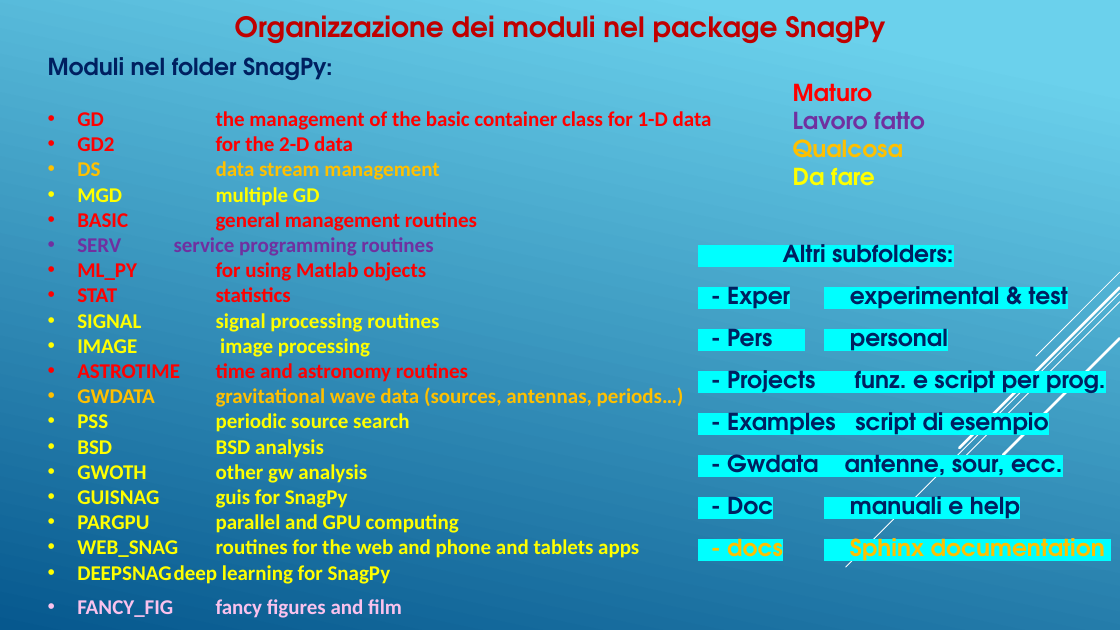
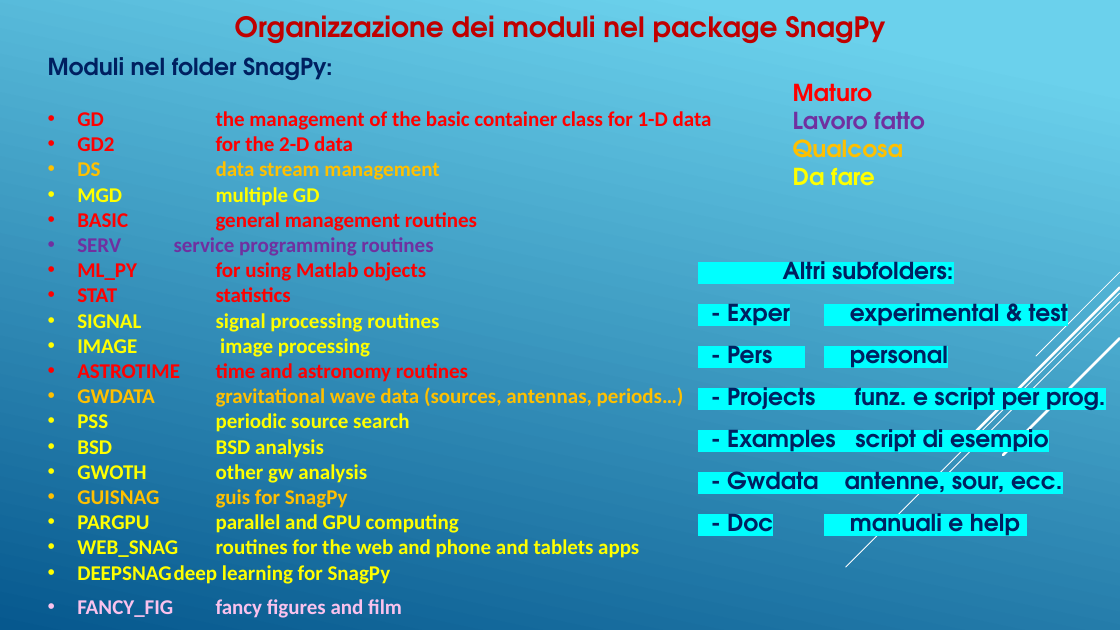
Before and after one commit to SerFrasca/SnagPy, a slide deck: slide 3 of doc/SnagPy04.pptx. Drawn at 1120x630 pixels with LibreOffice and Linux fonts; fonts in the diff are those of the drawing. Boxes give left, top, right and bottom in pixels: in the first picture for what was removed or moved away, otherwise in the second. Text is boxed around its words. In the diff, an @@ line names an element or a change of style, - is before the commit and + after.

```diff
--- a/doc/SnagPy04.pptx
+++ b/doc/SnagPy04.pptx
@@ text "Altri subfolders:": place and size @@
-text "Altri subfolders:" at box(727, 237, 1105, 566)
+text "Altri subfolders:" at box(727, 254, 1105, 541)
@@ text at box(77, 489, 348, 508): text colour #FFFF00 to #FFC000 in "GUISNAG guis for SnagPy" @@
@@ text at box(727, 531, 1105, 566): paragraph removed @@
-- docs Sphinx documentation
```
Also in this commit, not shown: 5 other slides changed, 5 slides added, 3 other files.
